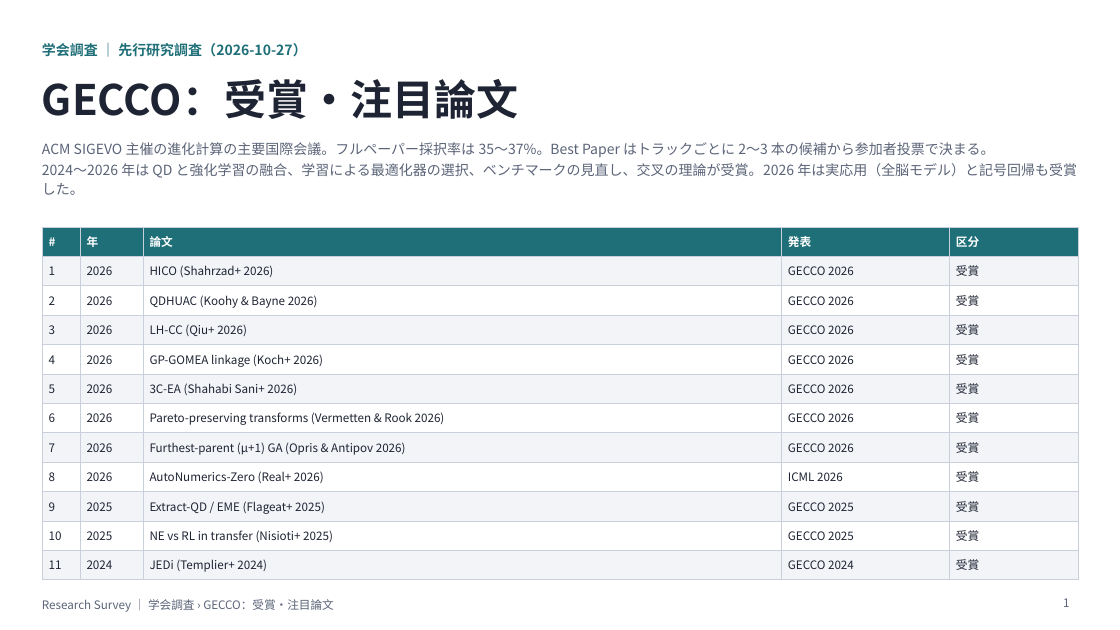
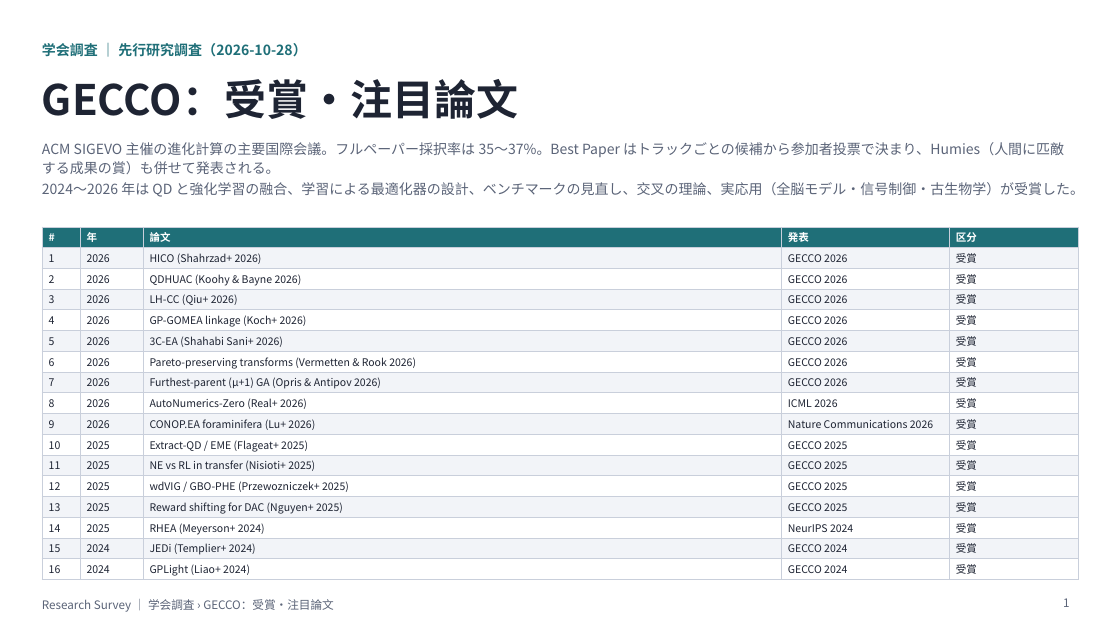
Before and after one commit to create-alt/researches, a slide deck: slide 1 of gecco/gecco.pptx. Drawn at 1120x630 pixels with LibreOffice and Linux fonts; fonts in the diff are those of the drawing. Boxes give left, top, right and bottom in pixels: in the first picture for what was removed or moved away, otherwise in the second. Text is boxed around its words. In the diff, an @@ line names an element or a change of style, - is before the commit and + after.

```diff
--- a/gecco/gecco.pptx
+++ b/gecco/gecco.pptx
@@ text at (42,43,307,57): text changed @@
-学会調査 ｜ 先行研究調査（2026-10-27）
+学会調査 ｜ 先行研究調査（2026-10-28）
@@ text at (42,142,1085,197): text changed @@
-ACM SIGEVO 主催の進化計算の主要国際会議。フルペーパー採択率は 35〜37%。Best Paper はトラックごとに 2〜3 本の候補から参加者投票で決まる。
-2024〜2026 年は QD と強化学習の融合、学習による最適化器の選択、ベンチマークの見直し、交叉の理論が受賞。2026 年は実応用（全脳モデル）と記号回帰も受賞した。
+ACM SIGEVO 主催の進化計算の主要国際会議。フルペーパー採択率は 35〜37%。Best Paper はトラックごとの候補から参加者投票で決まり、Humies（人間に匹敵する成果の賞）も併せて発表される。
+2024〜2026 年は QD と強化学習の融合、学習による最適化器の設計、ベンチマークの見直し、交叉の理論、実応用（全脳モデル・信号制御・古生物学）が受賞した。
@@ table at (42,227,1078,580) @@
-row 10: 9 | 2025 | Extract-QD / EME (Flageat+ 2025) | GECCO 2025 | 受賞
-row 11: 10 | 2025 | NE vs RL in transfer (Nisioti+ 2025) | GECCO 2025 | 受賞
-row 12: 11 | 2024 | JEDi (Templier+ 2024) | GECCO 2024 | 受賞
+row 10: 9 | 2026 | CONOP.EA foraminifera (Lu+ 2026) | Nature Communications 2026 | 受賞
+row 11: 10 | 2025 | Extract-QD / EME (Flageat+ 2025) | GECCO 2025 | 受賞
+row 12: 11 | 2025 | NE vs RL in transfer (Nisioti+ 2025) | GECCO 2025 | 受賞
+row 13: 12 | 2025 | wdVIG / GBO-PHE (Przewozniczek+ 2025) | GECCO 2025 | 受賞
+row 14: 13 | 2025 | Reward shifting for DAC (Nguyen+ 2025) | GECCO 2025 | 受賞
+row 15: 14 | 2025 | RHEA (Meyerson+ 2024) | NeurIPS 2024 | 受賞
+row 16: 15 | 2024 | JEDi (Templier+ 2024) | GECCO 2024 | 受賞
+row 17: 16 | 2024 | GPLight (Liao+ 2024) | GECCO 2024 | 受賞
```
Also in this commit, not shown: 11 other slides changed, 10 slides added, 11 other files.
